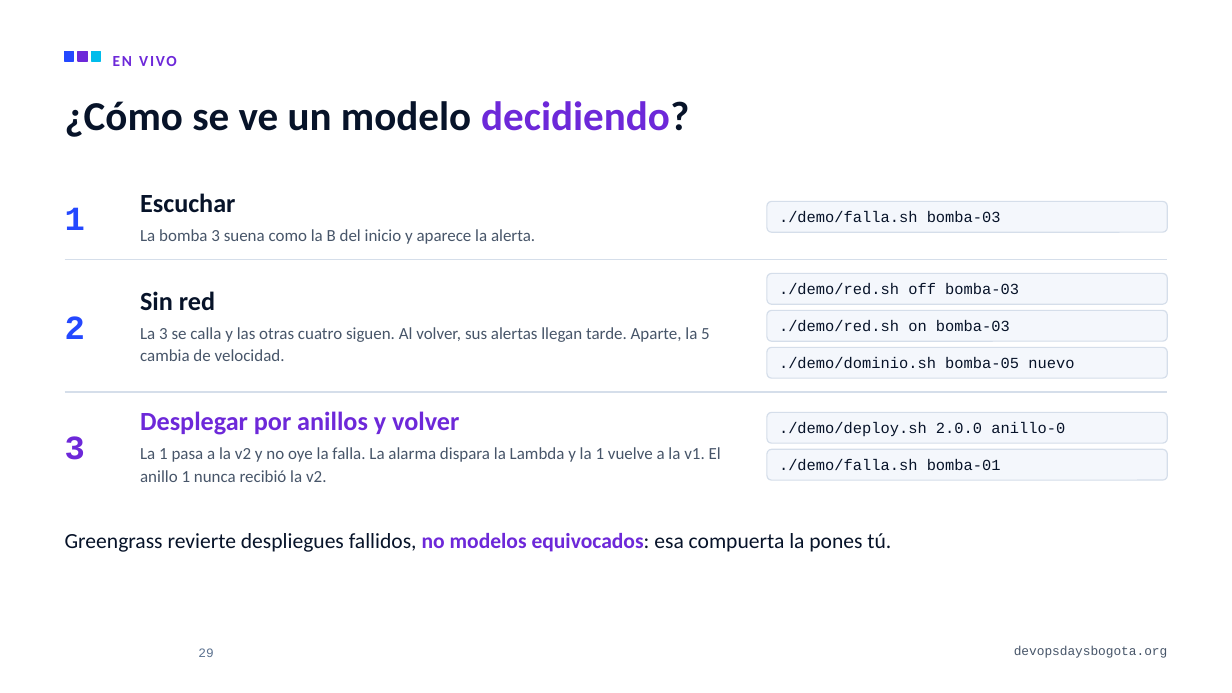
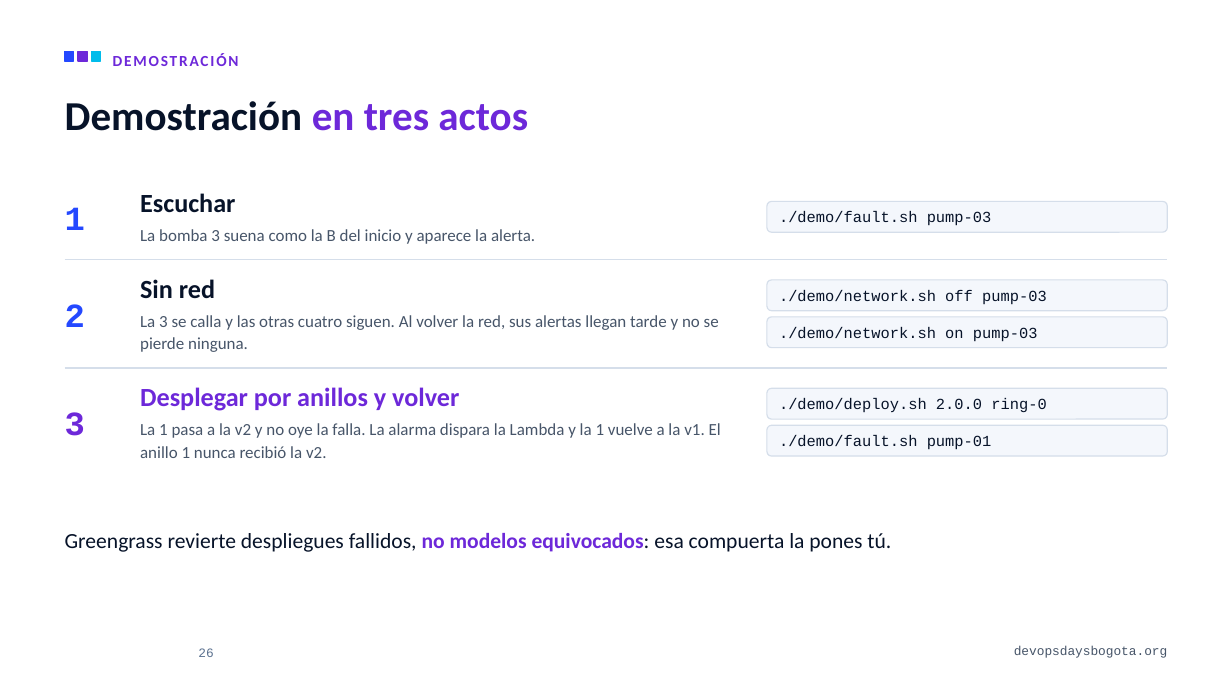
Before and after one commit to alejandro945/mlops-a-ciegas, a slide deck: slide 26 of talk/MLOps-a-ciegas-DevOpsDays-Bogota-2026.pptx (slide 29 before the commit). Drawn at 1232x693 pixels with LibreOffice and Linux fonts; fonts in the diff are those of the drawing; background and template pictures are left out. Boxes give left, top, right and bottom in pixels: in the first picture for what was removed or moved away, otherwise in the second. Text is boxed around its words. In the diff, an @@ line names an element or a change of style, - is before the commit and + after.

```diff
--- a/talk/MLOps-a-ciegas-DevOpsDays-Bogota-2026.pptx
+++ b/talk/MLOps-a-ciegas-DevOpsDays-Bogota-2026.pptx
@@ text at bbox=[113, 53, 239, 66]: text changed @@
-EN VIVO
+DEMOSTRACIÓN
@@ title at bbox=[65, 101, 528, 131]: text changed @@
-¿Cómo se ve un modelo decidiendo?
+Demostración en tres actos
@@ text in rounded rectangle at bbox=[779, 211, 992, 226]: text changed @@
-./demo/falla.sh bomba-03
+./demo/fault.sh pump-03
@@ text "2": place and size @@
-text "2" at bbox=[65, 316, 85, 339]
+text "2" at bbox=[65, 304, 85, 327]
@@ text "Sin red": place and size @@
-text "Sin red" at bbox=[140, 291, 215, 310]
+text "Sin red" at bbox=[140, 279, 215, 298]
@@ rounded rectangle "./demo/network.sh off pump-03": place and size @@
-rounded rectangle "./demo/network.sh off pump-03" at bbox=[767, 274, 1167, 304]
+rounded rectangle "./demo/network.sh off pump-03" at bbox=[767, 280, 1167, 311]
@@ text in rounded rectangle at bbox=[779, 290, 1047, 304]: text changed @@
-./demo/red.sh off bomba-03
+./demo/network.sh off pump-03
@@ text at bbox=[140, 315, 719, 352]: text changed @@
-La 3 se calla y las otras cuatro siguen. Al volver, sus alertas llegan tarde. Aparte, la 5 cambia de velocidad.
+La 3 se calla y las otras cuatro siguen. Al volver la red, sus alertas llegan tarde y no se pierde ninguna.
@@ rounded rectangle "./demo/network.sh on pump-03": place and size @@
-rounded rectangle "./demo/network.sh on pump-03" at bbox=[767, 311, 1167, 341]
+rounded rectangle "./demo/network.sh on pump-03" at bbox=[767, 317, 1167, 348]
@@ text in rounded rectangle at bbox=[779, 327, 1038, 342]: text changed @@
-./demo/red.sh on bomba-03
+./demo/network.sh on pump-03
@@ rounded rectangle removed at bbox=[767, 348, 1167, 378] @@
-./demo/dominio.sh bomba-05 nuevo
@@ text in rounded rectangle at bbox=[779, 398, 1046, 412]: text changed @@
-./demo/deploy.sh 2.0.0 anillo-0
+./demo/deploy.sh 2.0.0 ring-0
@@ 3 texts, 2 rounded rectangles, 1 line: place and size @@
-3 texts, 2 rounded rectangles, 1 line at bbox=[65, 392, 1167, 482]
+3 texts, 2 rounded rectangles, 1 line at bbox=[65, 368, 1167, 458]
@@ text in rounded rectangle at bbox=[779, 435, 992, 450]: text changed @@
-./demo/falla.sh bomba-01
+./demo/fault.sh pump-01
```
Also in this commit, not shown: 28 other slides changed, 1 slide added, 3 slides removed, 29 other files.
